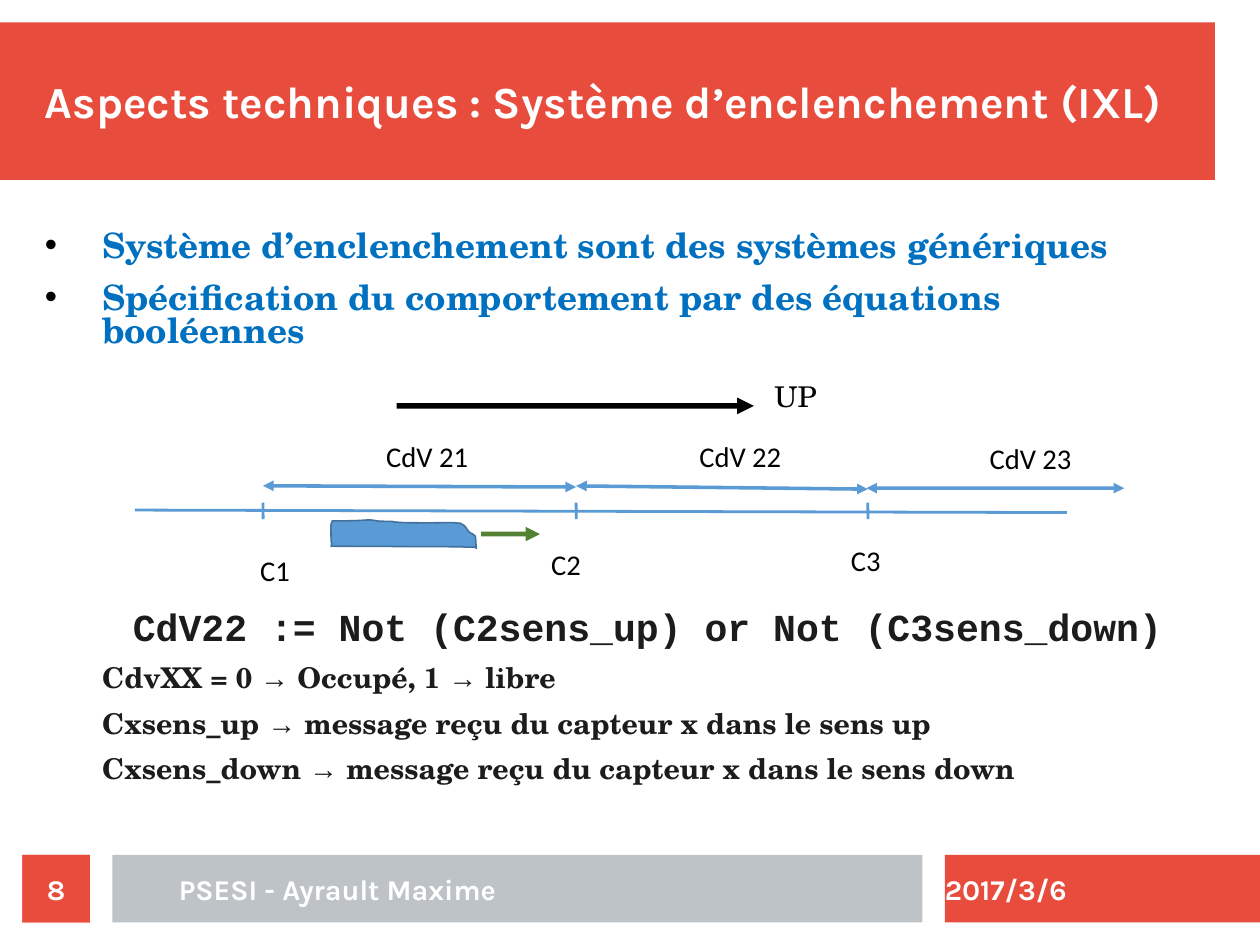
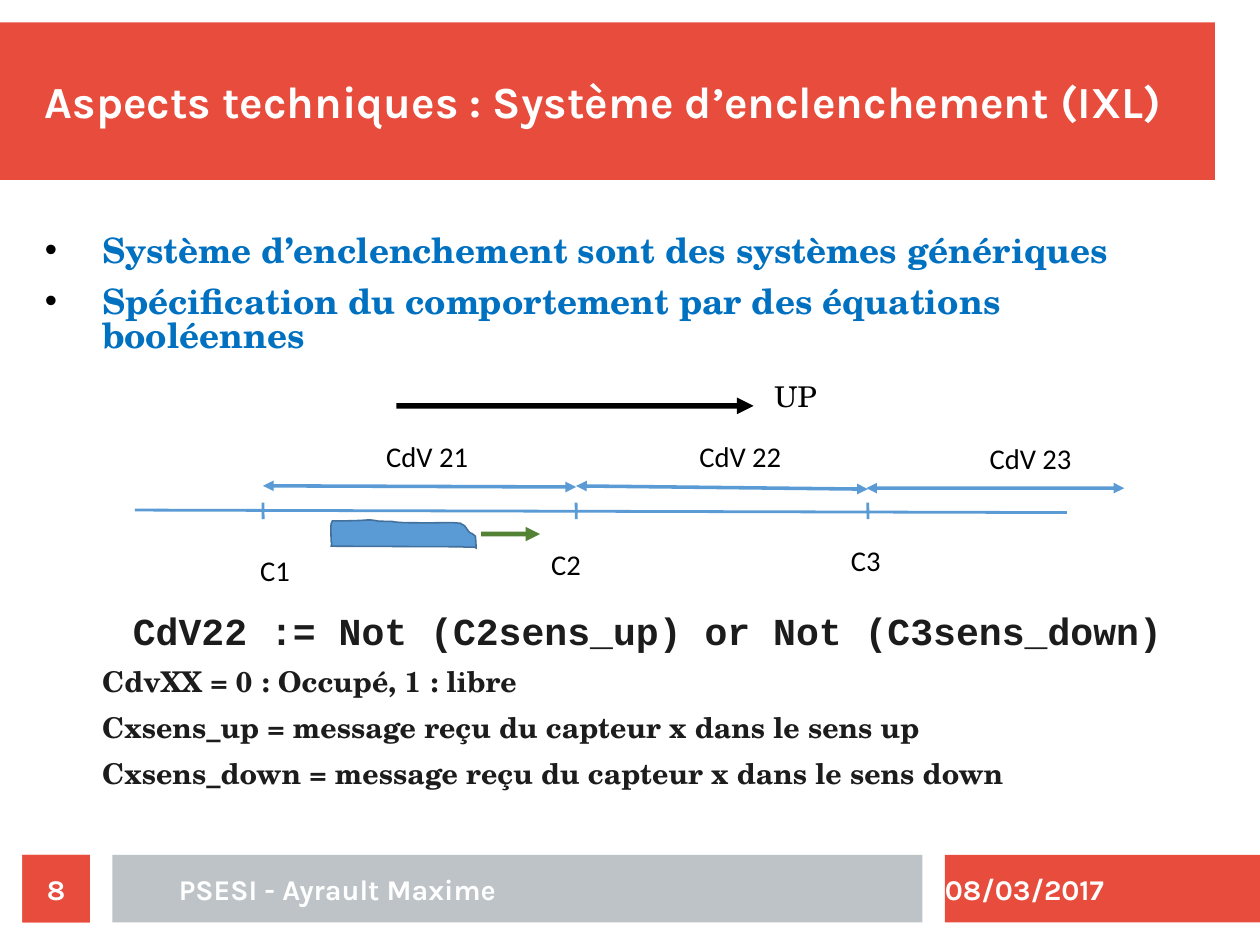
Before and after one commit to maximouth/CBI, a slide deck: slide 8 of Presentation/presentation.odp. Drawn at 1260x945 pixels with LibreOffice and Linux fonts; fonts in the diff are those of the drawing. Boxes give left, top, right and bottom in pixels: in the first picture for what was removed or moved away, otherwise in the second. Text is boxed around its words. In the diff, an @@ line names an element or a change of style, - is before the commit and + after.

```diff
--- a/Presentation/presentation.odp
+++ b/Presentation/presentation.odp
@@ text at bbox=[102, 671, 1004, 791]: text changed @@
-      CdvXX = 0 → Occupé, 1 → libre
-      Cxsens_up → message reçu du capteur x dans le sens up
-      Cxsens_down → message reçu du capteur x dans le sens down
+      CdvXX = 0 : Occupé, 1 : libre
+      Cxsens_up = message reçu du capteur x dans le sens up
+      Cxsens_down = message reçu du capteur x dans le sens down
@@ text at bbox=[945, 878, 1104, 903]: text changed @@
-2017/3/6
+08/03/2017
```
Also in this commit, not shown: 22 other slides changed, 2 slides added.
